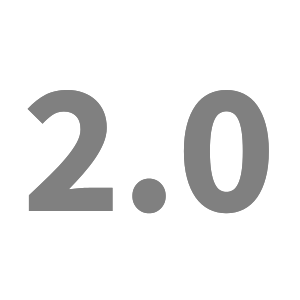
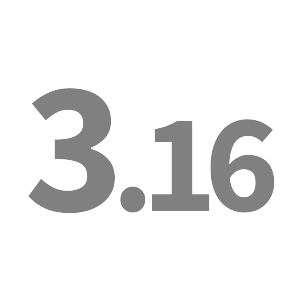
Layers edited between the first and the second 300 x 300 image:
added layer "Layer #4" above "Layer #3" over (27, 88, 275, 214)
hid "Layer #1", moved it above "Layer", painted on it over (27, 88, 275, 214)
